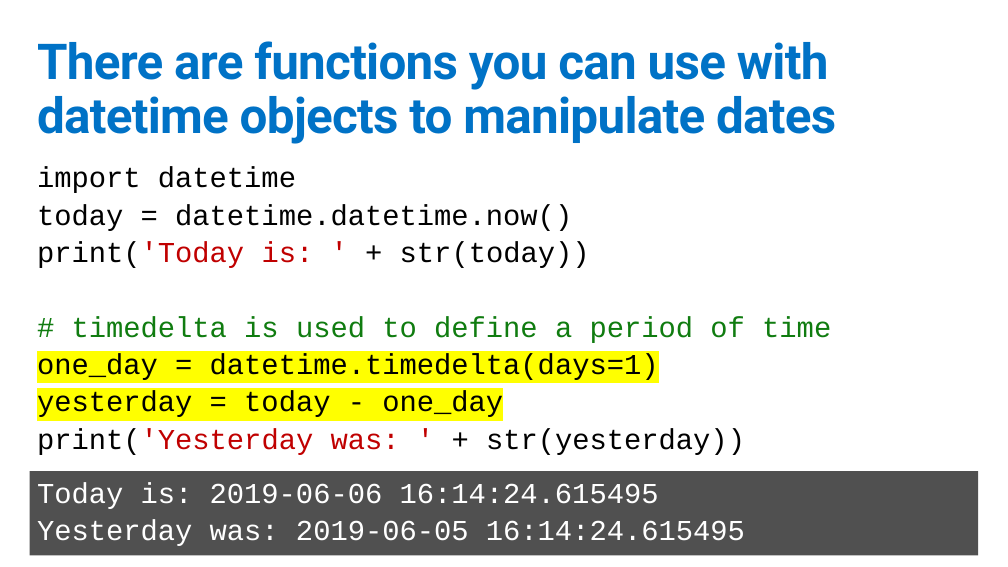
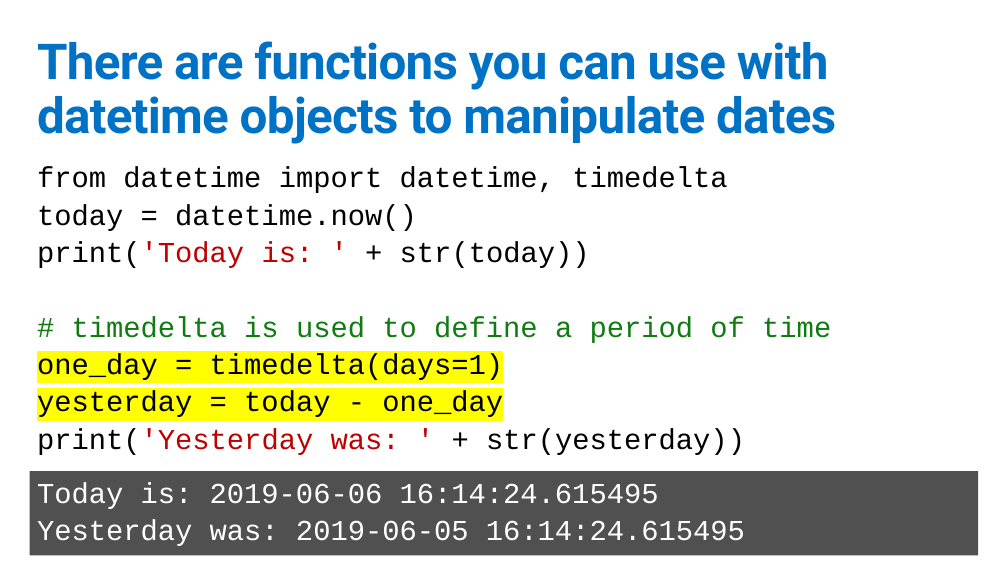
Before and after one commit to GeekTrainer/python-getting-started, a slide deck: slide 3 of Slides/6 - Dates.pptx. Drawn at 1008x567 pixels with LibreOffice and Linux fonts; fonts in the diff are those of the drawing. Boxes give left, top, right and bottom in pixels: in the first picture for what was removed or moved away, otherwise in the second. Text is boxed around its words. In the diff, an @@ line names an element or a change of style, - is before the commit and + after.

```diff
--- a/Slides/6 - Dates.pptx
+++ b/Slides/6 - Dates.pptx
@@ text at (x1=37, y1=167, x2=727, y2=231): text changed @@
-import datetime
-today = datetime.datetime.now()
+from datetime import datetime, timedelta
+today = datetime.now()
@@ text at (x1=37, y1=354, x2=504, y2=383): text changed @@
-one_day = datetime.timedelta(days=1)
+one_day = timedelta(days=1)
```
Also in this commit, not shown: 4 other slides changed, 12 other files.
